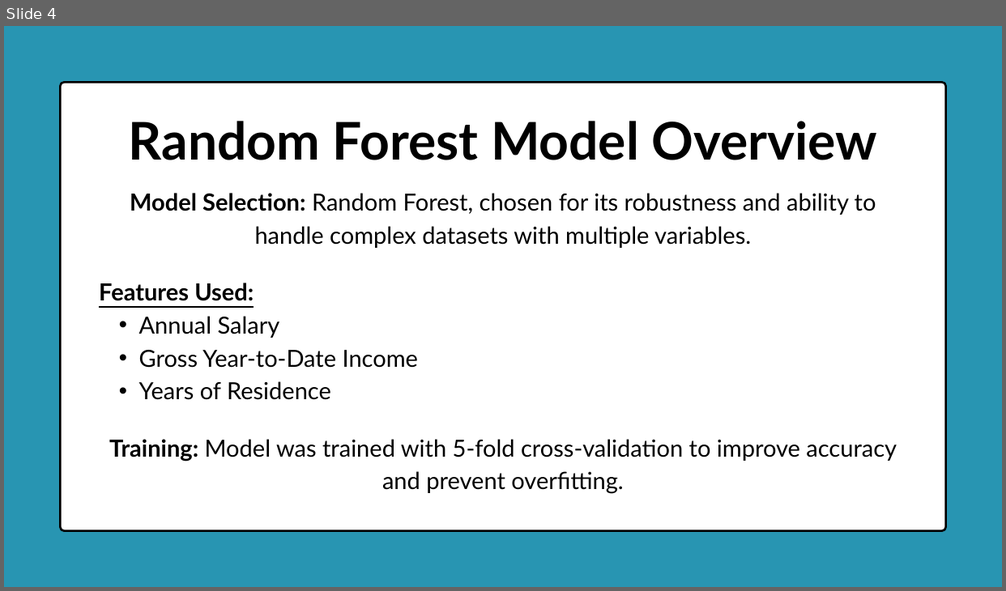
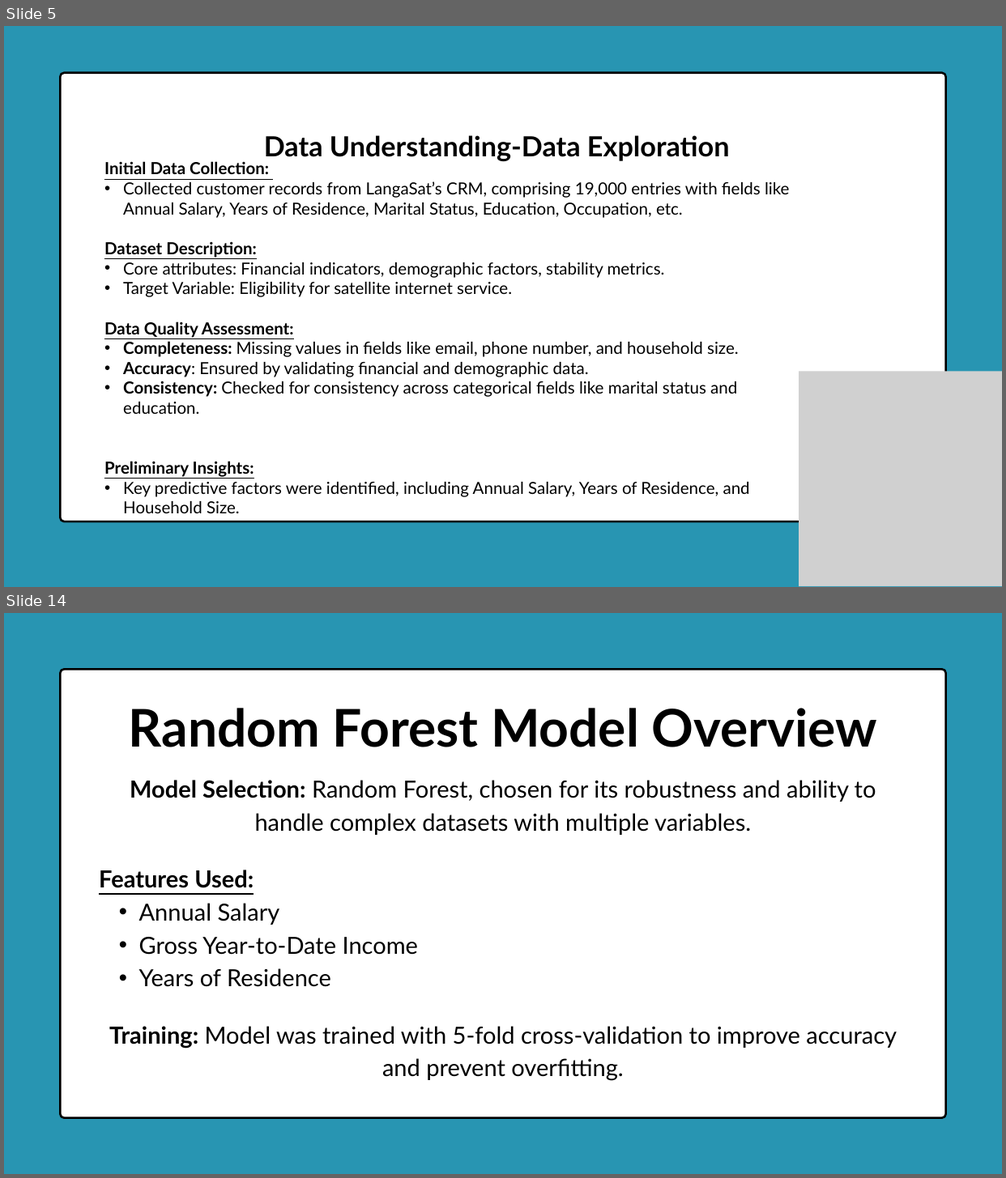
Before and after one commit to Delight-Chipiro/Customer_Eligibility_System, a slide deck: Documentation/Satellite Service Eligibility Checker.pptx. Shown one above the other, each under a label of ours: slide 4 before the commit, slides 5 and 14 after it; the slides between them are not shown. The pictures are 1006x591 and 1006x1178 pixels, drawn with LibreOffice and Linux fonts; fonts in the diff are those of the drawing; grey boxes stand for pictures. Boxes give left, top, right and bottom in pixels: in the first picture for what was removed or moved away, otherwise in the second. Text is boxed around its words. In the diff, an @@ line names an element or a change of style, - is before the commit and + after.

```diff
--- a/Documentation/Satellite Service Eligibility Checker.pptx
+++ b/Documentation/Satellite Service Eligibility Checker.pptx
@@ slide 5 added at bbox=[4, 26, 1002, 587], background #2895B2 @@
@@ freeform shape added at bbox=[60, 73, 945, 522], fill #FFFFFF, outline #000000 3 pt @@
@@ text added at bbox=[264, 135, 730, 161], 40 pt, text #000000, bold @@
+Data Understanding-Data Exploration
@@ text added at bbox=[104, 161, 789, 514], 24 pt, text #000000 @@
+Initial Data Collection:
+• Collected customer records from LangaSat’s CRM, comprising 19,000 entries with fields like Annual Salary, Years of Residence, Marital Status, Education, Occupation, etc.
+Dataset Description:
+• Core attributes: Financial indicators, demographic factors, stability metrics.
+• Target Variable: Eligibility for satellite internet service.
+Data Quality Assessment:
+• Completeness: Missing values in fields like email, phone number, and household size.
+• Accuracy: Ensured by validating financial and demographic data.
+• Consistency: Checked for consistency across categorical fields like marital status and education.
+Preliminary Insights:
+• Key predictive factors were identified, including Annual Salary, Years of Residence, and Household Size.
@@ picture added at bbox=[799, 371, 1002, 587] @@
@@ what was slide 4 is now slide 14 @@
```
Also in this commit, not shown: 3 slides changed, 13 other slides added, 1 slide removed.
